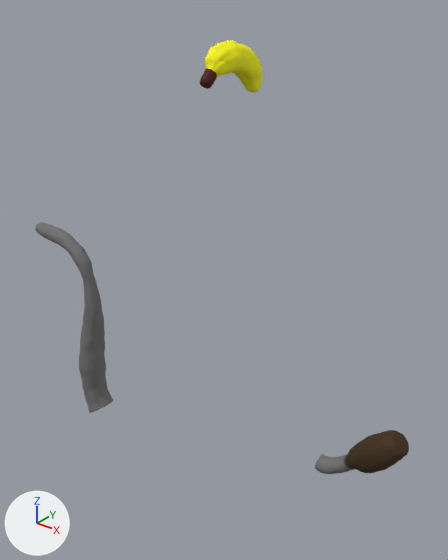
What one commit did to the glTF model Blender/Modelos/Manivela.glb.
Camera for both pictures: a 50 mm lens placed at (-0.37, 6.43, 6.93), pointed at (-5.27, 12.55, 3.13). The axes (+X, +Y, +Z) are drawn at lower left. The lights are the same throughout. The picture after the commit comes second. Where no turn or scale is listed for an object, it has been applied to the vertices. Vertices at exactly the same position are counted once.

In view in the first picture: 'Manivela', 'banana'.
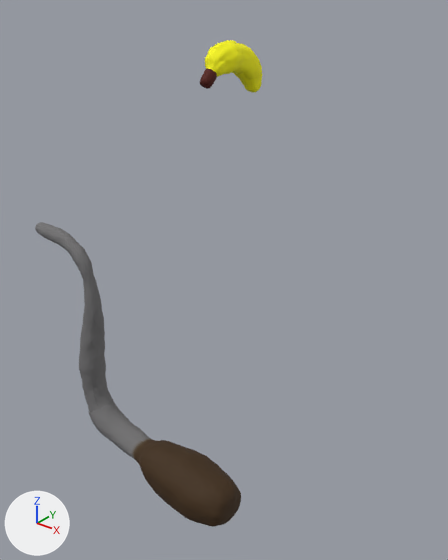
Boxes (x1, y1, x2, y2) around the edits, measured in the pictures (448 x 560 px; the box of a moved part takes in the faces that stretch with it):
'Manivela', reshaped (45% narrower, 21% taller)
    before: (35, 222, 409, 474)
    after: (35, 222, 241, 527)
part 1 of me_béziercurve, moved or reshaped
    before: (315, 430, 409, 474)
    after: (89, 401, 241, 527)

The change in detail:
me_béziercurve is used by ob_manivela; location (-4.36, 9.57, 3.77).
me_béziercurve had 32530 vertices, 65052 faces and spanned x -0.76..1.68, y -0.11..4.28, z -4.12..1.13.
me_béziercurve now has 32530 vertices, 65052 faces and spans x -0.76..1.56, y -0.25..0.3, z -1.24..1.13.
me_béziercurve part 1: the loose piece of 11865 vertices spanning x 0.27..1.68, y 3.74..4.28, z -4.12..-2.8 is turned 51.3 degrees about the y axis through its middle, then moved by (-0.24, -3.98, 2.57).
